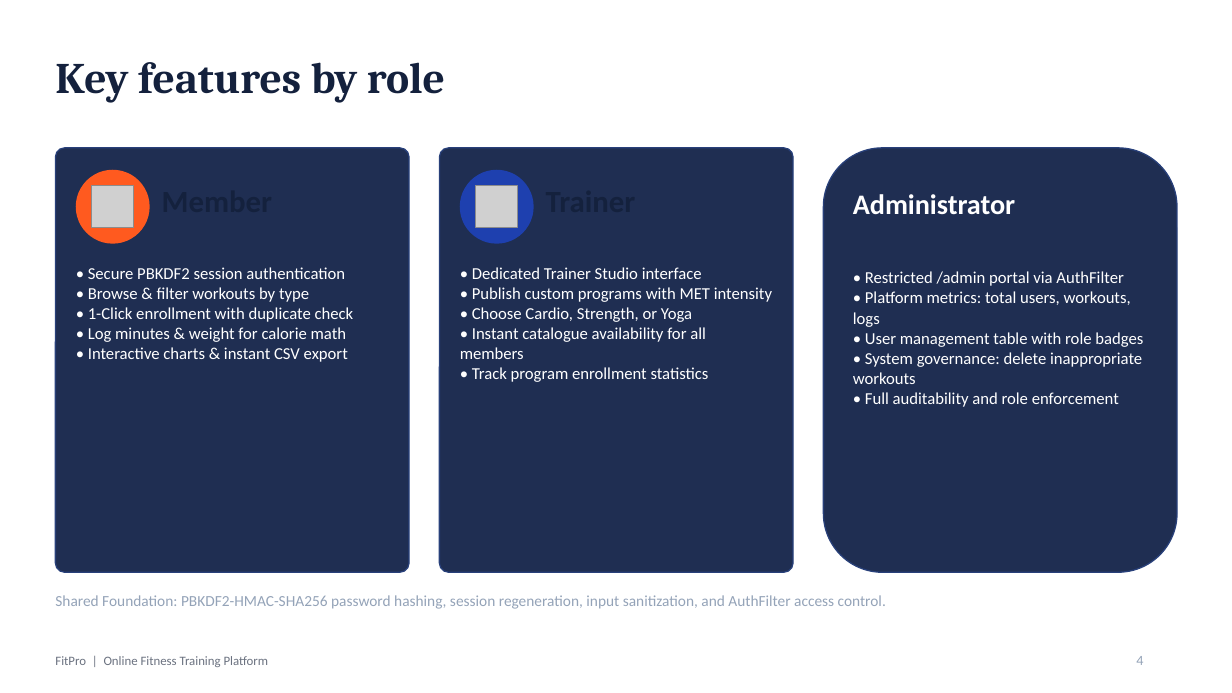
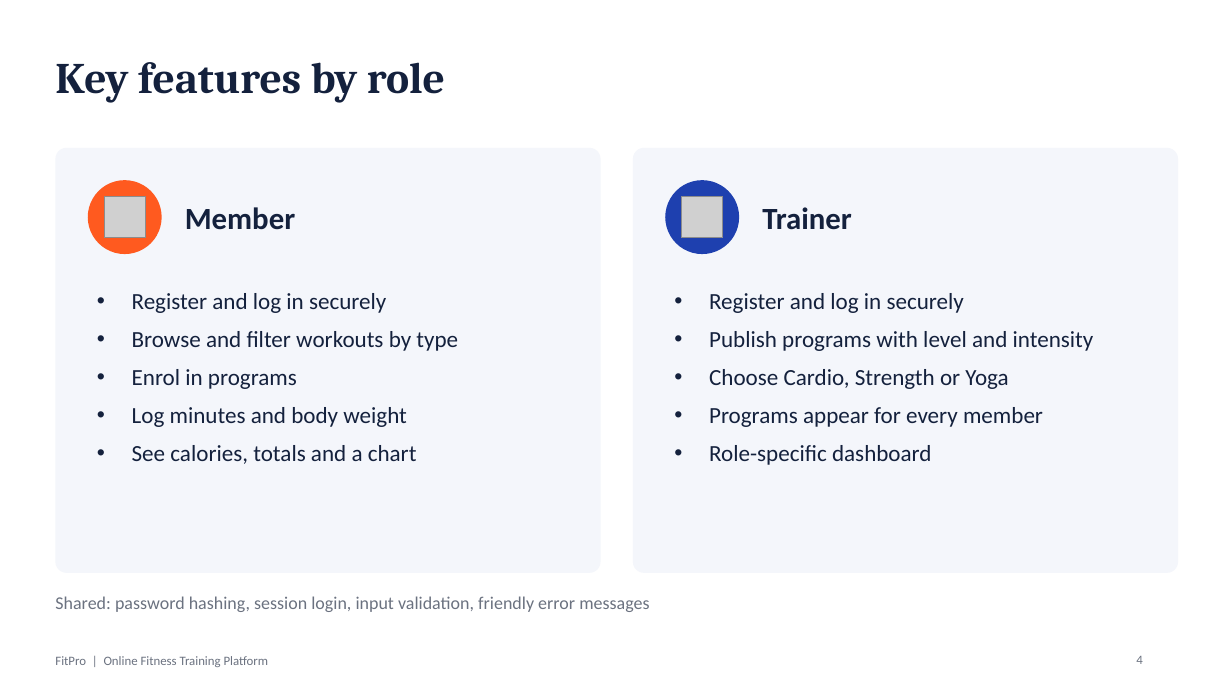
Before and after one commit to adiithakurr110/FitPro-Fitness-Platform, a slide deck: slide 4 of docs/FitPro_Final_Presentation.pptx. Drawn at 1232x693 pixels with LibreOffice and Linux fonts; fonts in the diff are those of the drawing; grey boxes stand for pictures. Boxes give left, top, right and bottom in pixels: in the first picture for what was removed or moved away, otherwise in the second. Text is boxed around its words. In the diff, an @@ line names an element or a change of style, - is before the commit and + after.

Commit message:
docs: align rubric mapping and presentation slide with college marking criteria

```diff
--- a/docs/FitPro_Final_Presentation.pptx
+++ b/docs/FitPro_Final_Presentation.pptx
@@ rounded rectangle: place and size @@
-rounded rectangle at (55,148,409,572)
+rounded rectangle at (55,148,601,573)
@@ rounded rectangle at (55,148,601,573): fill #1F2E52 to #F4F6FB; outline #28407A 1 pt to none @@
@@ rounded rectangle at (633,148,1178,573): fill #1F2E52 to #F4F6FB; outline #28407A 1 pt to none @@
@@ rounded rectangle: place and size @@
-rounded rectangle at (440,148,794,572)
+rounded rectangle at (633,148,1178,573)
@@ rounded rectangle removed at (823,148,1177,572) @@
@@ ellipse: place and size @@
-ellipse at (76,170,150,244)
+ellipse at (88,180,162,254)
@@ picture: place and size @@
-picture at (92,186,134,227)
+picture at (104,197,146,238)
@@ text added at (185,207,295,230), 24 pt, text #14213D, bold @@
+Member
@@ ellipse: place and size @@
-ellipse at (460,170,534,244)
+ellipse at (665,180,739,254)
@@ picture: place and size @@
-picture at (476,186,518,227)
+picture at (682,197,724,238)
@@ text added at (762,207,852,230), 24 pt, text #14213D, bold @@
+Trainer
@@ text removed at (853,194,1015,215) @@
-Administrator
@@ text at (132,293,458,464): text changed; size 13 to 18 pt; text colour #FFFFFF to #14213D @@
-• Secure PBKDF2 session authentication
-• Browse & filter workouts by type
-• 1-Click enrollment with duplicate check
-• Log minutes & weight for calorie math
-• Interactive charts & instant CSV export
+• Register and log in securely
+• Browse and filter workouts by type
+• Enrol in programs
+• Log minutes and body weight
+• See calories, totals and a chart
@@ text at (709,293,1094,465): text changed; size 13 to 18 pt; text colour #FFFFFF to #14213D @@
-• Dedicated Trainer Studio interface
-• Publish custom programs with MET intensity
-• Choose Cardio, Strength, or Yoga
-• Instant catalogue availability for all members
-• Track program enrollment statistics
+• Register and log in securely
+• Publish programs with level and intensity
+• Choose Cardio, Strength or Yoga
+• Programs appear for every member
+• Role-specific dashboard
@@ text removed at (853,271,1143,407) @@
-• Restricted /admin portal via AuthFilter
-• Platform metrics: total users, workouts, logs
-• User management table with role badges
-• System governance: delete inappropriate workouts
-• Full auditability and role enforcement
@@ text at (55,596,649,612): text changed; size 12 to 14 pt; text colour #94A3B8 to #6B7280 @@
-Shared Foundation: PBKDF2-HMAC-SHA256 password hashing, session regeneration, input sanitization, and AuthFilter access control.
+Shared: password hashing, session login, input validation, friendly error messages
@@ page number at (1136,656,1142,664): size 11 to 10 pt, text colour #94A3B8 to #6B7280 @@
```
Also in this commit, not shown: 15 other slides changed, 1 slide added, 6 slides removed, 1 other file.
